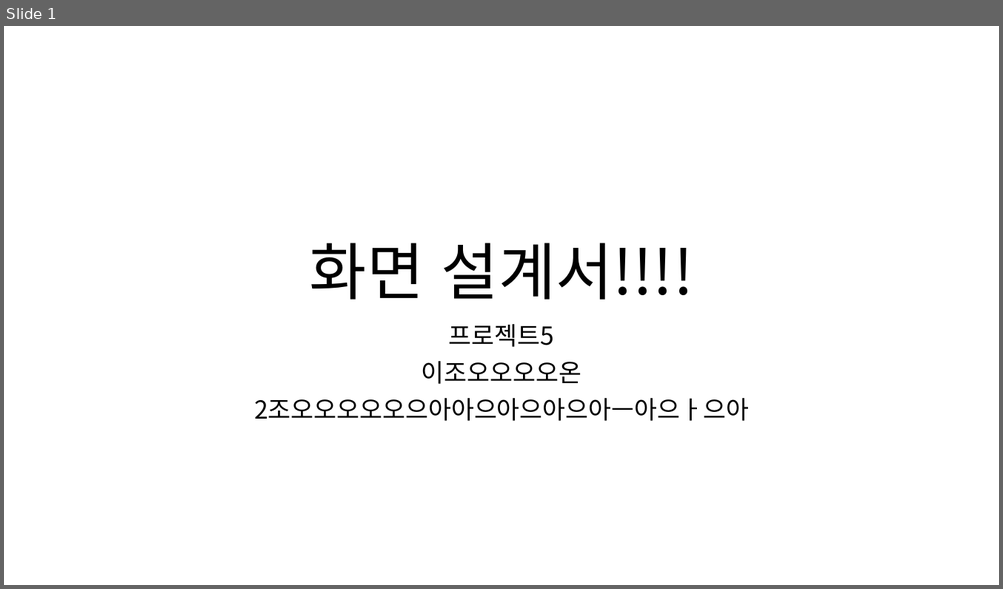
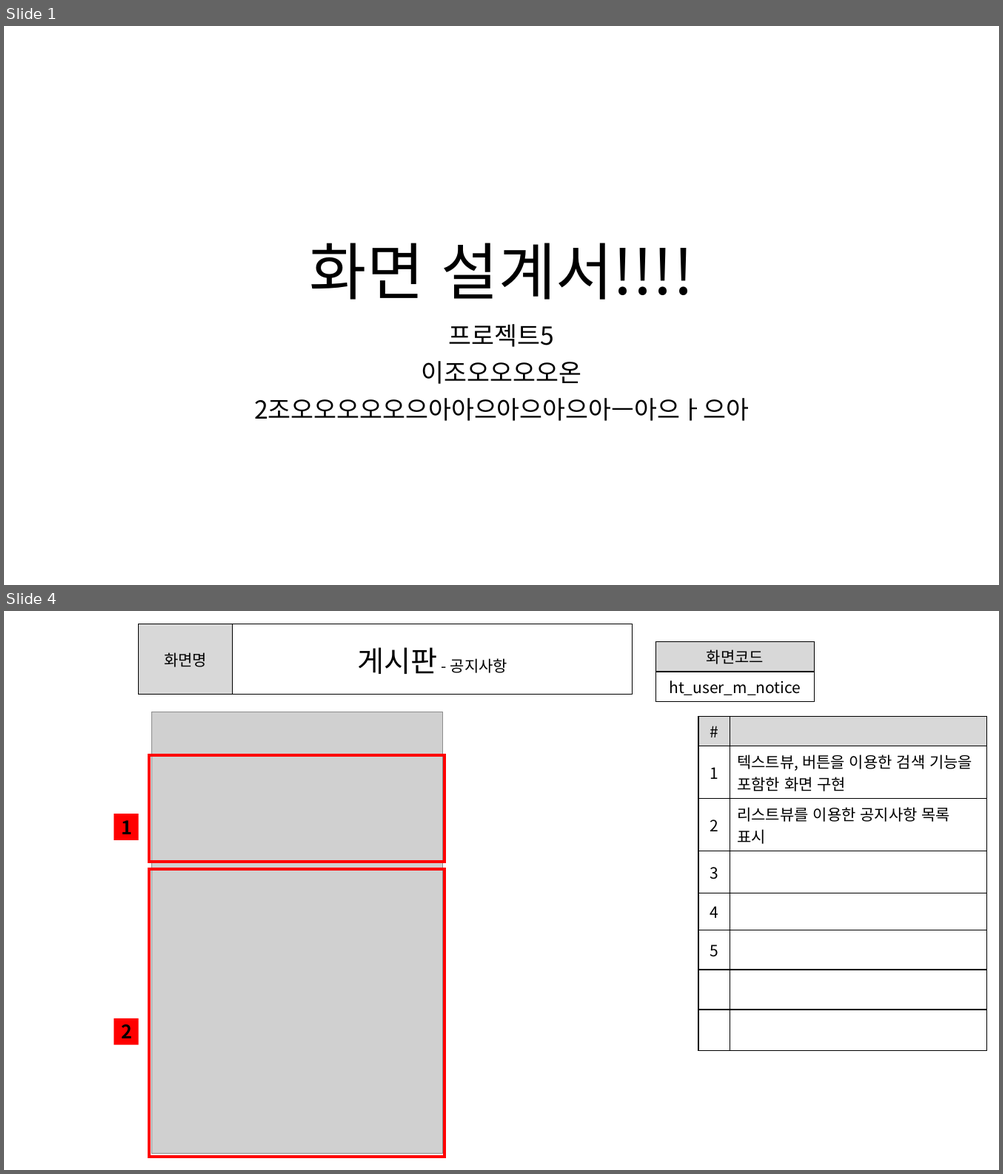
Before and after one commit to ezenteam2/e-Zone, a slide deck: 0 발표용 파워포인트/0403 1차발표/0403 project05 - 파워포인트 - 현태.pptx. Shown one above the other, each under a label of ours: slide 1 before the commit, slides 1 and 4 after it; the slides between them are not shown. The pictures are 1003x589 and 1003x1174 pixels, drawn with LibreOffice and Linux fonts; fonts in the diff are those of the drawing; grey boxes stand for pictures. Boxes give left, top, right and bottom in pixels: in the first picture for what was removed or moved away, otherwise in the second. Text is boxed around its words. In the diff, an @@ line names an element or a change of style, - is before the commit and + after.

```diff
--- a/0 발표용 파워포인트/0403 1차발표/0403 project05 - 파워포인트 - 현태.pptx
+++ b/0 발표용 파워포인트/0403 1차발표/0403 project05 - 파워포인트 - 현태.pptx
@@ slide 4 added at bbox=[4, 611, 999, 1170], background #FFFFFF @@
@@ table added at bbox=[138, 624, 632, 695], 1 rows, 2 columns @@
+화면명 | 게시판 - 공지사항
@@ table added at bbox=[655, 641, 814, 698], 2 rows, 1 columns @@
+화면코드
+ht_user_m_notice
@@ picture added at bbox=[152, 712, 443, 1154] @@
@@ table added at bbox=[699, 716, 987, 1033], 8 rows, 2 columns @@
+# | 
+1 | 텍스트뷰, 버튼을 이용한 검색 기능을 포함한 화면 구현
+2 | 리스트뷰를 이용한 공지사항 목록 표시
+3 | 
+4 | 
+5 | 
+ | 
+ | 
@@ rectangle added at bbox=[149, 756, 444, 863], outline #FF0000 3 pt @@
@@ rectangle added at bbox=[114, 814, 138, 840], fill #FF0000, 18 pt, text #000000, bold @@
+1
@@ rectangle added at bbox=[149, 869, 444, 1157], outline #FF0000 3 pt @@
@@ rectangle added at bbox=[114, 1019, 138, 1045], fill #FF0000, 18 pt, text #000000, bold @@
+2
```
Also in this commit, not shown: 19 other slides added, 1 other file.
